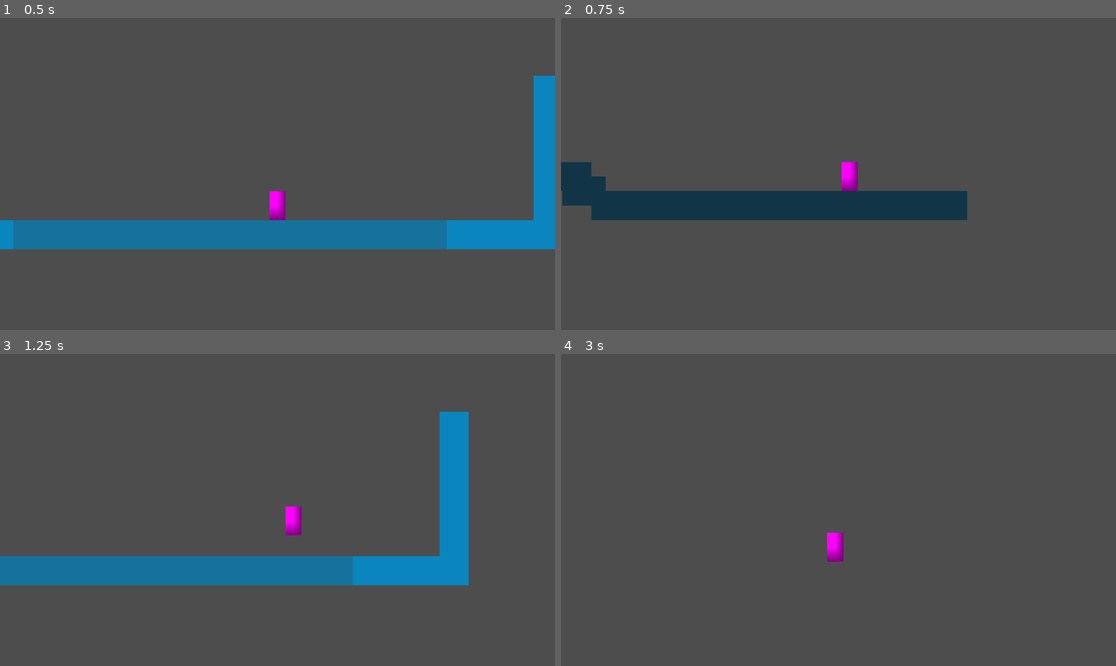
Above: before the commit, frames 1-4 (two rows, left to right).
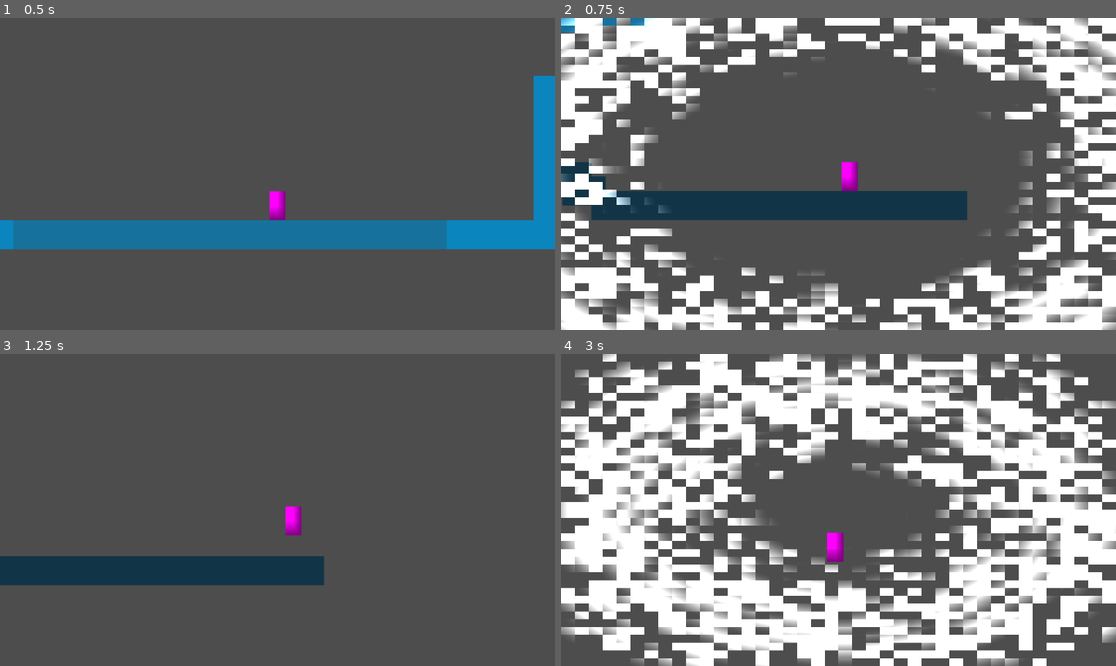
Above: after the commit, the same moments.

Repository: agasyants/GameJam1--skidbladnir-
Game: Godot game, scene res://Levels/main_level/main.tscn
The game is run twice, just before and just after one commit, with the same random seed, the same clock (stepped at 60 frames per second) and the same inputs.
Inputs:
- Up to frame 1 (0.5 s): no input
- Up to frame 2 (0.75 s): hold Right (ui_right) from 0.53 s (still down); hold K (switch_echo) from 0.53 s (still down)
- Up to frame 3 (1.25 s): keep holding Right (ui_right); keep holding K (switch_echo); tap Space (jump) at 0.77 s; tap J (switch_normal) at 0.8 s
- Up to frame 4 (3 s): release K (switch_echo) at 1.28 s; tap J (switch_normal) at 1.35 s; tap Space (jump) at 1.52 s; tap , (switch_truth) at 1.55 s; release Right (ui_right) at 2.03 s; hold Left (ui_left) 2.03-2.78 s; hold , (switch_truth) 2.03-2.78 s; tap L (switch_visceral) at 2.3, 2.85 s; hold Right (ui_right) from 2.78 s (still down)

Frame 1 is identical in both runs. In frame 2, 32% of the frame differs, in the area x 0-100%, y 0-100%; in frame 3, 10%; in frame 4, 57%.

Commit message:
Shader Update

Diff:
--- a/Levels/main_level/main.tscn
+++ b/Levels/main_level/main.tscn
@@ -1,6 +1,6 @@
 [gd_scene load_steps=11 format=3 uid="uid://c8lphal32dpu2"]
 
-[ext_resource type="Script" uid="uid://bv2iyviv6c85t" path="res://Scripts/LensManager.gd" id="1_63qhi"]
+[ext_resource type="Script" uid="uid://bv2iyviv6c85t" path="res://Shader/LensManager.gd" id="1_63qhi"]
 [ext_resource type="PackedScene" uid="uid://prju72f4cqpl" path="res://Levels/main_level/main_normal.tscn" id="2_dsr8i"]
 [ext_resource type="PackedScene" uid="uid://ypx86nl676vu" path="res://Levels/main_level/main_echo.tscn" id="3_d1nr7"]
 [ext_resource type="PackedScene" uid="uid://ehmpjgdaqruo" path="res://Levels/main_level/main_visceral.tscn" id="4_pltfe"]
--- a/Scripts/LensManager.gd
+++ /dev/null
@@ -1,67 +0,0 @@
-extends CanvasLayer
-class_name LensManager
-
-@onready var viewports = {
-	"normal": $"Texture_Normal/Viewport_Normal",
-	"echo": $"Texture_Echo/Viewport_Echo",
-	"visceral": $"Texture_Visceral/Viewport_Visceral",
-	"truth": $"Texture_Truth/Viewport_Truth"
-}
-
-var LENSES = {
-	"normal": 0,
-	"echo": 1,
-	"visceral": 2,
-	"truth": 3
-}
-
-var lens_names = ["normal", "echo", "visceral", "truth"]
-var current_lens := 0
-
-func _ready():
-	# Привязка текстур SubViewport → TextureRect
-	for key in viewports:
-		var viewport: SubViewport = viewports[key]
-		var rect: TextureRect = viewport.get_parent() as TextureRect
-		rect.texture = viewport.get_texture()
-		rect.expand_mode = TextureRect.EXPAND_IGNORE_SIZE
-		rect.stretch_mode = TextureRect.STRETCH_SCALE
-		rect.visible = false
-	switch_lens("normal")
-
-func _input(event:InputEvent):
-	if event.is_action_pressed("switch_normal"):
-		switch_lens("normal")
-	if event.is_action_pressed("switch_echo"):
-		switch_lens("echo")
-	if event.is_action_pressed("switch_visceral"):
-		switch_lens("visceral")
-	if event.is_action_pressed("switch_truth"):
-		switch_lens("truth")
-	if event.is_action_pressed("restart"):
-		var player: Player = get_tree().get_first_node_in_group("Player")
-		if player != null:
-			player.die()
-
-func switch_lens(_name: String):
-	var player: CharacterBody2D = get_tree().get_first_node_in_group("Player")
-	var lens_index = LENSES[_name]
-	# --- 1. ПЕРЕКЛЮЧАЕМ ФИЗИКУ ИГРОКА ---
-	if player != null:
-		player.collision_mask = 0
-		player.set_collision_mask_value(lens_index + 1, true)
-		var p = player.get_parent()
-		p.remove_child.call_deferred(player)
-
-	for key in viewports:
-		var viewport: SubViewport = viewports[key]
-		var rect: TextureRect = viewport.get_parent() as TextureRect
-		var is_active = (key == _name)
-		viewport.render_target_update_mode = (
-			SubViewport.UPDATE_ALWAYS if is_active else SubViewport.UPDATE_DISABLED
-		)
-		rect.visible = is_active
-		if is_active:
-			viewport.add_child.call_deferred(player)
-
-	print("Switched lens: ", _name)
--- /dev/null
+++ b/Shader/LensManager.gd
@@ -0,0 +1,155 @@
+extends CanvasLayer
+class_name LensManager
+
+@onready var viewports = {
+	"normal": $"Texture_Normal/Viewport_Normal",
+	"echo": $"Texture_Echo/Viewport_Echo",
+	"visceral": $"Texture_Visceral/Viewport_Visceral",
+	"truth": $"Texture_Truth/Viewport_Truth"
+}
+
+var LENSES = {
+	"normal": 0,
+	"echo": 1,
+	"visceral": 2,
+	"truth": 3
+}
+
+var lens_names = ["normal", "echo", "visceral", "truth"]
+var current_lens := 0
+var target_lens := 0
+var is_transitioning := false
+var transition_progress := 0.0
+var transition_speed := 1.5  # Скорость перехода
+
+var texture_rects = {}
+var transition_rect: ColorRect
+var transition_material: ShaderMaterial
+
+func _ready():
+	# Создаём ColorRect для эффекта перехода
+	transition_rect = ColorRect.new()
+	transition_rect.set_anchors_preset(Control.PRESET_FULL_RECT)
+	transition_rect.mouse_filter = Control.MOUSE_FILTER_IGNORE
+	transition_rect.visible = false
+	add_child(transition_rect)
+
+	# Загружаем шейдер
+	var shader = load("res://Shader/transition.gdshader")
+	transition_material = ShaderMaterial.new()
+	transition_material.shader = shader
+	transition_rect.material = transition_material
+
+	# Привязка текстур SubViewport → TextureRect
+	for key in viewports:
+		var viewport: SubViewport = viewports[key]
+		var rect: TextureRect = viewport.get_parent() as TextureRect
+		rect.texture = viewport.get_texture()
+		rect.expand_mode = TextureRect.EXPAND_IGNORE_SIZE
+		rect.stretch_mode = TextureRect.STRETCH_SCALE
+		rect.visible = false
+		texture_rects[key] = rect
+
+		# Все viewport рендерятся всегда (для плавного перехода)
+		viewport.render_target_update_mode = SubViewport.UPDATE_ALWAYS
+
+	switch_lens_instant("normal")
+
+func _process(delta):
+	if is_transitioning:
+		transition_progress += delta * transition_speed
+
+		if transition_progress >= 1.0:
+			finish_transition()
+		else:
+			# Обновляем прогресс шейдера
+			transition_material.set_shader_parameter("progress", transition_progress)
+
+func _input(event: InputEvent):
+	if event.is_action_pressed("switch_normal"):
+		switch_lens("normal")
+	if event.is_action_pressed("switch_echo"):
+		switch_lens("echo")
+	if event.is_action_pressed("switch_visceral"):
+		switch_lens("visceral")
+	if event.is_action_pressed("switch_truth"):
+		switch_lens("truth")
+	if event.is_action_pressed("restart"):
+		var player: Player = get_tree().get_first_node_in_group("Player")
+		if player != null:
+			player.die()
+
+func switch_lens(_name: String):
+	if is_transitioning or lens_names[current_lens] == _name:
+		return
+
+	target_lens = LENSES[_name]
+	start_transition(_name)
+
+func switch_lens_instant(_name: String):
+	"""Мгновенное переключение без анимации (для старта игры)"""
+	current_lens = LENSES[_name]
+
+	var player: CharacterBody2D = get_tree().get_first_node_in_group("Player")
+	if player != null:
+		update_player_physics(player, current_lens)
+		move_player_to_viewport(player, _name)
+
+	# Показываем только текущую линзу
+	for key in texture_rects:
+		texture_rects[key].visible = (key == _name)
+
+	print("Instant switch to: ", _name)
+
+func start_transition(_name: String):
+	is_transitioning = true
+	transition_progress = 0.0
+
+	var from_name = lens_names[current_lens]
+	var to_name = _name
+
+	# Настраиваем шейдер
+	var from_texture = viewports[from_name].get_texture()
+	var to_texture = viewports[to_name].get_texture()
+
+	transition_material.set_shader_parameter("texture_from", from_texture)
+	transition_material.set_shader_parameter("texture_to", to_texture)
+	transition_material.set_shader_parameter("progress", 0.0)
+
+	# Показываем переходный слой
+	transition_rect.visible = true
+
+	# Скрываем оригинальные текстуры
+	for key in texture_rects:
+		texture_rects[key].visible = false
+
+	# Сразу обновляем физику игрока
+	var player: CharacterBody2D = get_tree().get_first_node_in_group("Player")
+	if player != null:
+		update_player_physics(player, target_lens)
+		move_player_to_viewport(player, to_name)
+
+	print("Starting transition: ", from_name, " -> ", to_name)
+
+func finish_transition():
+	is_transitioning = false
+	transition_rect.visible = false
+
+	# Обновляем текущую линзу
+	current_lens = target_lens
+	var lens_name = lens_names[current_lens]
+
+	# Показываем финальную текстуру
+	texture_rects[lens_name].visible = true
+
+	print("Transition complete: ", lens_name)
+
+func update_player_physics(player: CharacterBody2D, lens_index: int):
+	player.collision_mask = 0
+	player.set_collision_mask_value(lens_index + 1, true)
+
+func move_player_to_viewport(player: CharacterBody2D, lens_name: String):
+	var p = player.get_parent()
+	if p != null:
+		p.remove_child.call_deferred(player)
+	viewports[lens_name].add_child.call_deferred(player)
--- /dev/null
+++ b/Shader/transition.gdshader
@@ -0,0 +1,51 @@
+shader_type canvas_item;
+
+uniform sampler2D texture_from;
+uniform sampler2D texture_to;
+uniform float progress : hint_range(0.0, 1.0) = 0.0;
+
+float hash(vec2 p) {
+    return fract(sin(dot(p, vec2(127.1, 311.7))) * 43758.5453);
+}
+
+void fragment() {
+    vec2 uv = UV;
+    vec2 center = vec2(0.5, 0.5);
+    float dist = length(uv - center);
+
+    // Радиальная волна с резкими полосами
+    float wave = progress * 2.0 - dist;
+
+    // Блочное искажение - пиксельные глитчи
+    vec2 block_uv = floor(uv * 40.0) / 40.0;
+    float block_noise = hash(block_uv + vec2(progress * 10.0));
+    wave += (block_noise - 0.5) * 0.3;
+
+    // Резкий переход
+    float mask = step(0.0, wave);
+
+    // Глитч-смещение на границе
+    float edge = abs(wave);
+    edge = 1.0 - smoothstep(0.0, 0.15, edge);
+
+    vec2 offset = vec2(
+        hash(block_uv + vec2(0.0, progress)) - 0.5,
+        hash(block_uv + vec2(100.0, progress)) - 0.5
+    ) * edge * 0.05;
+
+    vec4 col_from = texture(texture_from, uv + offset * (1.0 - mask));
+    vec4 col_to = texture(texture_to, uv + offset * mask);
+
+    // Резкий микс
+    vec4 final = mix(col_from, col_to, mask);
+
+    // Яркая вспышка на границе
+    final.rgb += vec3(edge * 2.0);
+
+    // Инверсия цветов на пике
+    if (progress > 0.4 && progress < 0.6 && edge > 0.5) {
+        final.rgb = vec3(1.0) - final.rgb;
+    }
+
+    COLOR = final;
+}
Renamed: Scripts/LensManager.gd.uid -> Shader/LensManager.gd.uid
Not shown, added: Shader/transition.gdshader.uid
